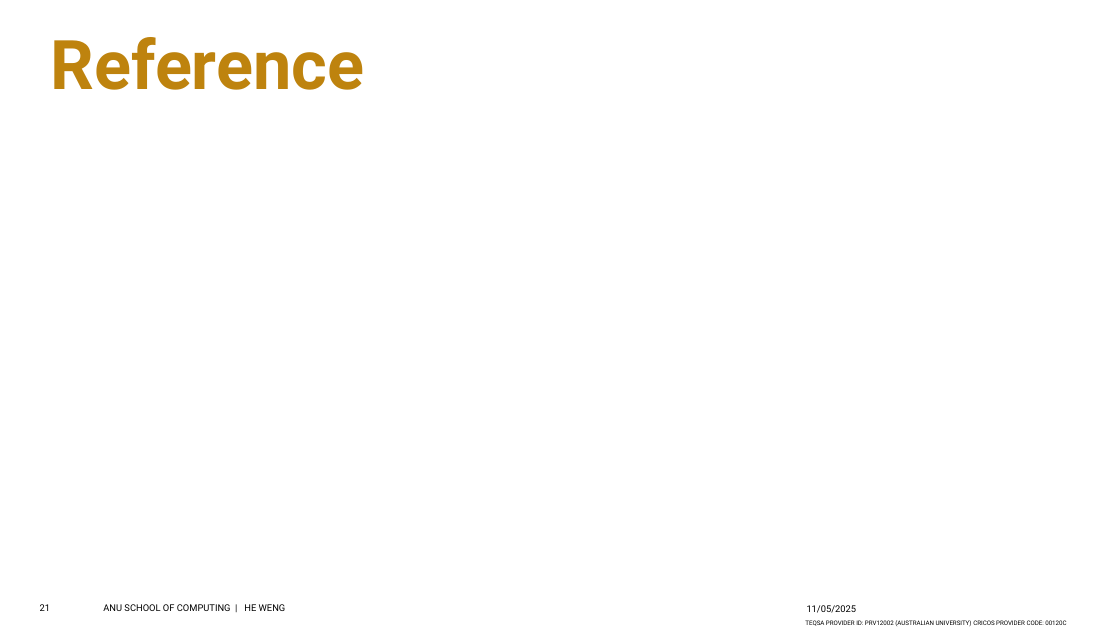
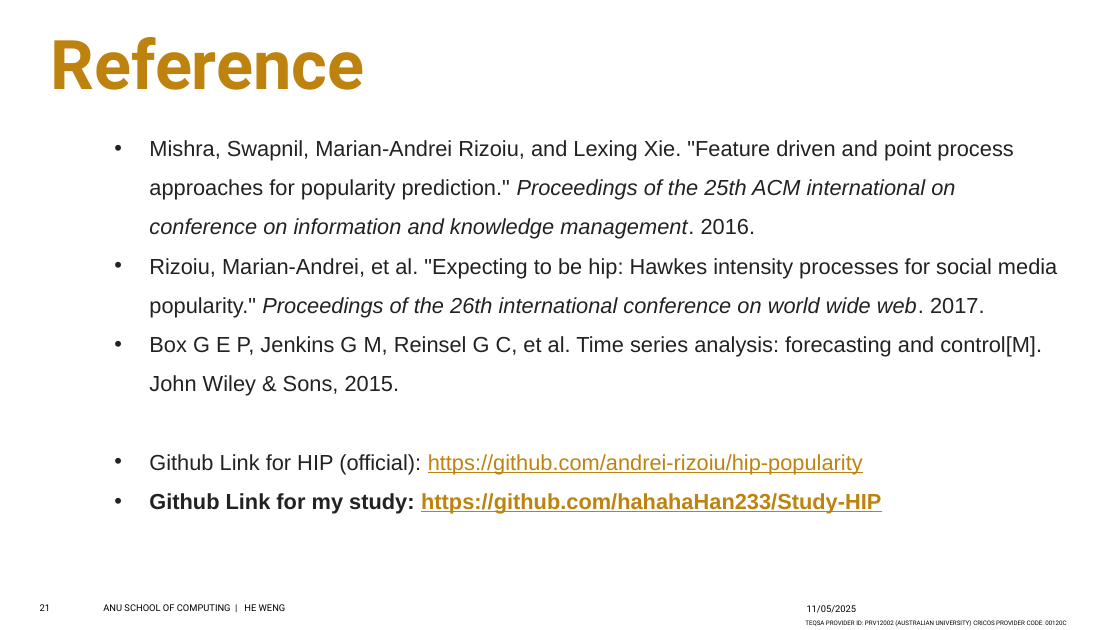
Before and after one commit to hahahaHan233/Study-HIP, a slide deck: slide 21 of src/Pre.pptx. Drawn at 1120x630 pixels with LibreOffice and Linux fonts; fonts in the diff are those of the drawing; background and template pictures are left out. Boxes give left, top, right and bottom in pixels: in the first picture for what was removed or moved away, otherwise in the second. Text is boxed around its words. In the diff, an @@ line names an element or a change of style, - is before the commit and + after.

```diff
--- a/src/Pre.pptx
+++ b/src/Pre.pptx
@@ text added at [149,140,1057,514], 14 pt, text #222222 @@
+• Mishra, Swapnil, Marian-Andrei Rizoiu, and Lexing Xie. "Feature driven and point process approaches for popularity prediction." Proceedings of the 25th ACM international on conference on information and knowledge management. 2016.
+• Rizoiu, Marian-Andrei, et al. "Expecting to be hip: Hawkes intensity processes for social media popularity." Proceedings of the 26th international conference on world wide web. 2017.
+• Box G E P, Jenkins G M, Reinsel G C, et al. Time series analysis: forecasting and control[M]. John Wiley & Sons, 2015.
+• Github Link for HIP (official): https://github.com/andrei-rizoiu/hip-popularity
+• Github Link for my study: https://github.com/hahahaHan233/Study-HIP
```
Also in this commit, not shown: 8 other slides changed.
